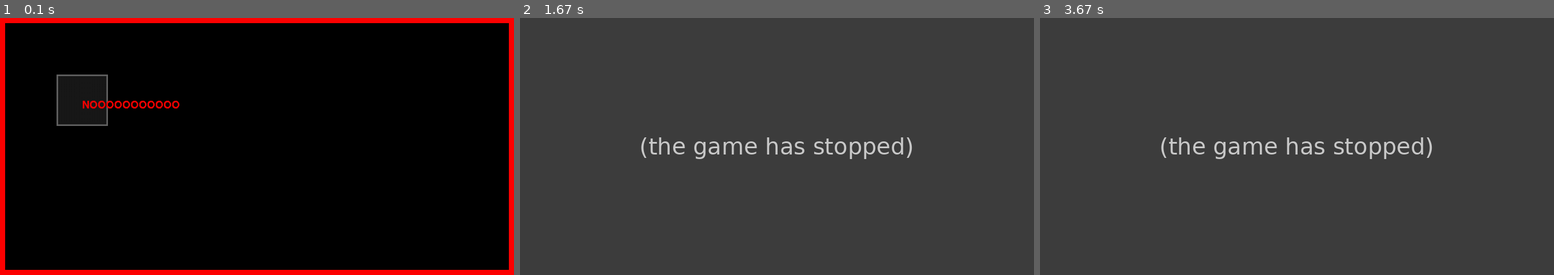
Above: before the commit, frames 1-3 (left to right).
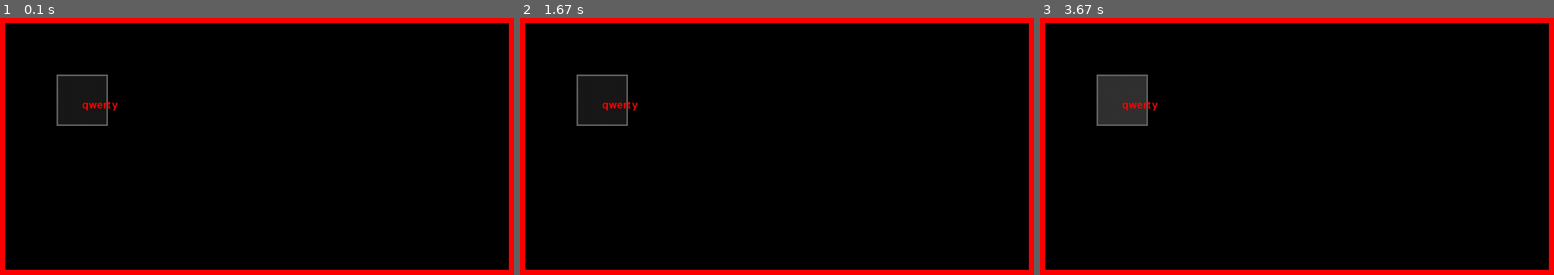
Above: after the commit, the same moments.

Repository: Valdymarych/PythonTest
Game: pygame game, started from E-Olymp.py
Same seed, same stepped clock (60 frames per second), same inputs: the game is played once before the commit and once after it.
Inputs (mouse positions are in pixels of both pictures, inside the frame that each line leads up to):
- Up to frame 1 (0.1 s): no input
- Up to frame 2 (1.67 s): click (602, 100) at 0.38 s; click (777, 161) at 0.72 s; click (617, 107) at 1.05 s; click (967, 236) at 1.38 s
- Up to frame 3 (3.67 s): click (1122, 100) at 2.22 s; click (1281, 102) at 2.55 s; click (1101, 89) at 3.38 s

The runs differ from the first frame. In frame 1, 0.4% of the frame differs, in the area x 16-35%, y 32-36%; in frame 2, 100%, in the area x 0-100%, y 0-100%; in frame 3, 98%.
Error before the commit: TypeError: 'int' object is not callable (E-Olymp.py line 69); the game stopped at 0.38 s (later frames are placeholders)

Commit message:
Поправив Button

Diff:
--- a/E-Olymp.py
+++ b/E-Olymp.py
@@ -64,7 +64,7 @@
     def updateSelf(self,events):
         if self.absoluteRect.collidepoint(events["mousePos"]):
             self.background=self.backgroundHint
-            if "clickMouse" in events.keys():
+            if "clickMouse" in events.keys() and events["clickMouse"].button==1:
                 self.background=self.backgroundClick
                 self.onClick()
         else:
@@ -75,18 +75,16 @@
         self.font=font.Font(None,fontSize)
         self.color = textColor
         self.background=background
-        self.renderedText = self.font.render(self.text, True, self.color)
-        self.renderedTextRect=self.renderedText.get_rect()
-        super(Text, self).__init__(Rect(x,y,self.renderedTextRect.width,self.renderedTextRect.height))
+        super(Text, self).__init__(Rect(x, y, 1, 1))
+        self.setText(text)
+
 
     def drawSelf(self):
+        self.surface.fill(self.background)
         self.surface.blit(self.renderedText,self.renderedTextRect)
 
     def updateSelf(self,events):
-        if "wheel" in events.keys():
-            self.setText("CLICK")
-        else:
-            self.setText("NOOOOOOOOOOO")
+        pass
 
     def setText(self,text):
         self.text=text
@@ -114,7 +112,7 @@
         self.mPosBuf = [0,Vector2(0,0)]
 
         self.mainView=View(Rect(self.BORDER_WIDTH,self.BORDER_WIDTH,*(self.WINDOW_SIZE-2*Vector2(self.BORDER_WIDTH,self.BORDER_WIDTH)).xy))
-        self.mainView.addView(Button(Rect(100, 100, 100, 100), 34))
+        self.mainView.addView(Button(Rect(100, 100, 100, 100), lambda :print(1)))
         self.mainView.addView(Text(150,150,"qwerty",(255,0,0),30,self.BACKGROUND))
 
     def checkInput(self):
